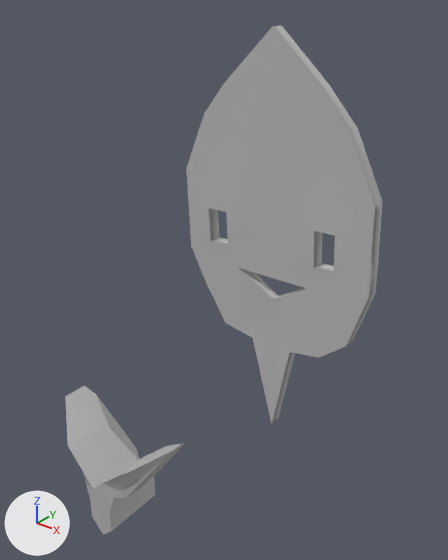
Renders of the FBX model Assets/Meshes/SpinachSeedling.fbx from each side of a commit.
The view is the same before and after, from a 50 mm camera at (0.01654, -0.00902, 0.00846) aimed at (0.0104, -0.00134, 0.0037). The lights are fixed; the arrows at lower left show +X, +Y and +Z. Where no turn or scale is listed for an object, it has been applied to the vertices.
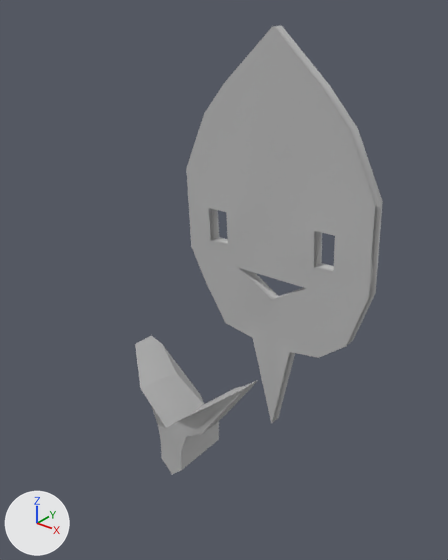
The newer file is also turned or shifted as a whole; pictures and numbers use the older file's frame.

Location of each change, [x1, y1, x2, y2] in pixels of the pictures (448 x 560 px):
'pCube1', moved
    before: [65, 386, 185, 534]
    after: [135, 336, 257, 474]

The change, as a diff of the scene's bpy script:
```diff
--- a/Assets/Meshes/SpinachSeedling.fbx.py
+++ b/Assets/Meshes/SpinachSeedling.fbx.py
@@ ob_pcube1 @@
 ob_pcube1 = bpy.data.objects.new('pCube1', me_mesh_001)
-ob_pcube1.location = (0.00987, -0.00358, 0.00024)
+ob_pcube1.location = (0.01023, -0.00214, 0.00079)
```
